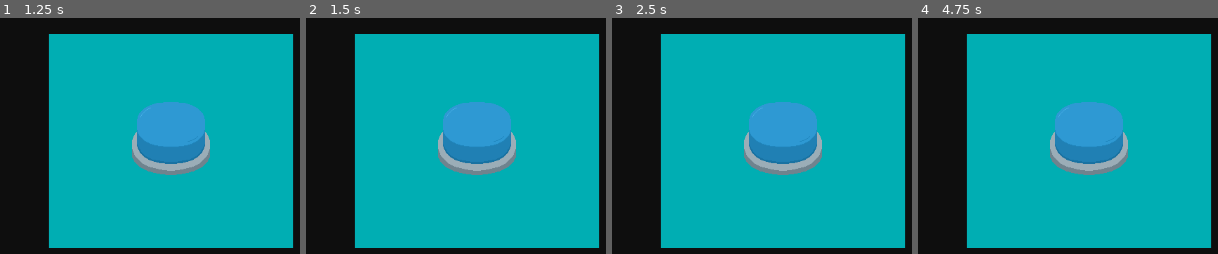
Above: before the commit, frames 1-4 (left to right).
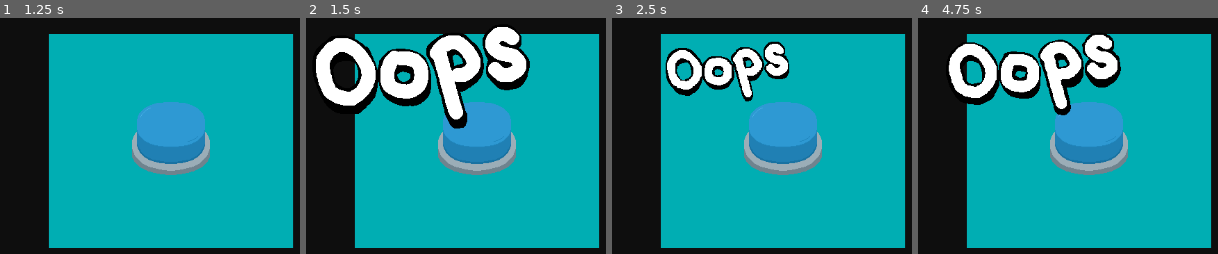
Above: after the commit, the same moments.

Repository: Ruebenritter/theonebuttongame
Game: Godot game, scene res://views/main.tscn
The game is run twice, just before and just after one commit, with the same random seed, the same clock (stepped at 60 frames per second) and the same inputs.
Inputs (mouse positions are in pixels of both pictures, inside the frame that each line leads up to):
- Up to frame 1 (1.25 s): click (171, 140) at 0.5 s
- Up to frame 2 (1.5 s): click (477, 140) at 1.25 s
- Up to frame 3 (2.5 s): click (783, 140) at 2 s
- Up to frame 4 (4.75 s): click (1089, 140) at 2.75 s; move the mouse to (outside the picture) at 3.52 s; tap Enter at 4.25 s; move the mouse to (930, 164) at 4.27 s

Frame 1 is identical in both runs. In frame 2, 15% of the frame differs, in the area x 3-75%, y 3-48%; in frame 3, 5.7%; in frame 4, 11%.

Commit message:
adding oops to more scenes for error communication

Diff:
--- a/view_models/dont_press.gd
+++ b/view_models/dont_press.gd
@@ -7,19 +7,20 @@
 
 var grace_time: float = 1.0
 var is_grace_period: bool = true
+var mouse_over: bool = false
 
 func _ready() -> void:
-	%WaitTimer.wait_time = randf_range(1.5, 3.14)
+	%Oops.position = %Map.position
+
+	%WaitTimer.wait_time = 3.14
 	%WaitTimer.one_shot = true
 	%WaitTimer.autostart = false
-	%WaitAnimation.animation = "dont"
 
 	%GraceTimer.wait_time = grace_time
 	%GraceTimer.one_shot = true
 	%GraceTimer.autostart = false
 
-	%GraceTimer.start()
-	%WaitTimer.start()
+	start_round()
 
 
 func _on_wait_timer_timeout() -> void:
@@ -35,14 +36,38 @@
 		await %WaitAnimation.animation_finished
 		won.emit()
 	else:
-		lost.emit()
+		%Oops.play("default")
+		start_round()
 
 
 func _on_grace_timer_timeout() -> void:
 	is_grace_period = false
-	print("Grace period ended, you can now press the button without losing.")
+	if mouse_over:
+		print("Touched the button after grace period ended, you lost!")
+		%Oops.play("default")
+		start_round()
+
+	print("Grace period ended, you cannot touch the red button anymore.")
+	print("Mouse is over button: ", mouse_over)
 
 
 func _on_texture_button_mouse_entered() -> void:
+	mouse_over = true
+	print("Mouse is over button: ", mouse_over)
 	if not is_grace_period and needs_to_wait:
 		lost.emit()
+
+
+func _on_texture_button_mouse_exited() -> void:
+	mouse_over = false
+	print("Mouse is over button: ", mouse_over)
+
+func start_round() -> void:
+	print("Mouse is over button: ", mouse_over)
+	%WaitAnimation.animation = "dont"
+	%GraceTimer.start()
+	%WaitTimer.start()
+
+	# update bools
+	needs_to_wait = true
+	is_grace_period = true
--- a/view_models/hold_on.gd
+++ b/view_models/hold_on.gd
@@ -30,6 +30,7 @@
 
 	if hold_timer.time_left > 0:
 		print("Released too early!")
+		%Oops.play("default")
 		animated_sprite.play_backwards("hold")
 		hold_timer.stop()
 		is_holding = false
--- a/view_models/loading.gd
+++ b/view_models/loading.gd
@@ -8,14 +8,17 @@
 
 func _ready() -> void:
 	start_loading()
+	%Oops.position = %Frame.size / 2
 
 
 func _on_loading_button_pressed() -> void:
 	if is_loading:
 		print("Loading in progress, please wait...")
 		%LoadingAnimation.play("press_early")
+		%Oops.play("default")
 		await %LoadingAnimation.animation_finished
 		start_loading()
+		return
 
 	%LoadingAnimation.play("press_win")
 	await %LoadingAnimation.animation_finished
--- a/views/ampel.tscn
+++ b/views/ampel.tscn
@@ -104,27 +104,27 @@
 [node name="ampel" instance=ExtResource("1_lykj0")]
 script = ExtResource("2_3pyfo")
 
-[node name="PhaseTimer" type="Timer" parent="PanelContainer/MarginContainer" index="0"]
+[node name="PhaseTimer" type="Timer" parent="." index="0"]
 unique_name_in_owner = true
 
-[node name="CenterContainer" type="CenterContainer" parent="PanelContainer/MarginContainer/PanelContainer" index="0"]
+[node name="PanelContainer_MarginContainer_PanelContainer#CenterContainer" type="CenterContainer" parent="Background/MarginContainer/Map" index="0"]
 layout_mode = 2
 
-[node name="AmpelButton" type="TextureButton" parent="PanelContainer/MarginContainer/PanelContainer/CenterContainer" index="0"]
+[node name="AmpelButton" type="TextureButton" parent="Background/MarginContainer/Map/PanelContainer_MarginContainer_PanelContainer#CenterContainer" index="0"]
 custom_minimum_size = Vector2(128, 128)
 layout_mode = 2
 
-[node name="AmpelAnimation" type="AnimatedSprite2D" parent="PanelContainer/MarginContainer/PanelContainer/CenterContainer/AmpelButton" index="0"]
+[node name="AmpelAnimation" type="AnimatedSprite2D" parent="Background/MarginContainer/Map/PanelContainer_MarginContainer_PanelContainer#CenterContainer/AmpelButton" index="0"]
 unique_name_in_owner = true
 sprite_frames = SubResource("SpriteFrames_3pyfo")
 animation = &"yellow"
 centered = false
 
-[node name="GraceTimer" type="Timer" parent="PanelContainer/MarginContainer/PanelContainer/CenterContainer/AmpelButton" index="1"]
+[node name="GraceTimer" type="Timer" parent="Background/MarginContainer/Map/PanelContainer_MarginContainer_PanelContainer#CenterContainer/AmpelButton" index="1"]
 unique_name_in_owner = true
 
-[connection signal="timeout" from="PanelContainer/MarginContainer/PhaseTimer" to="." method="_on_phase_timer_timeout"]
-[connection signal="mouse_entered" from="PanelContainer/MarginContainer/PanelContainer/CenterContainer/AmpelButton" to="." method="_on_ampel_button_mouse_entered"]
-[connection signal="mouse_exited" from="PanelContainer/MarginContainer/PanelContainer/CenterContainer/AmpelButton" to="." method="_on_ampel_button_mouse_exited"]
-[connection signal="pressed" from="PanelContainer/MarginContainer/PanelContainer/CenterContainer/AmpelButton" to="." method="_on_ampel_button_pressed"]
-[connection signal="timeout" from="PanelContainer/MarginContainer/PanelContainer/CenterContainer/AmpelButton/GraceTimer" to="." method="_on_grace_timer_timeout"]
+[connection signal="timeout" from="PhaseTimer" to="." method="_on_phase_timer_timeout"]
+[connection signal="mouse_entered" from="Background/MarginContainer/Map/PanelContainer_MarginContainer_PanelContainer#CenterContainer/AmpelButton" to="." method="_on_ampel_button_mouse_entered"]
+[connection signal="mouse_exited" from="Background/MarginContainer/Map/PanelContainer_MarginContainer_PanelContainer#CenterContainer/AmpelButton" to="." method="_on_ampel_button_mouse_exited"]
+[connection signal="pressed" from="Background/MarginContainer/Map/PanelContainer_MarginContainer_PanelContainer#CenterContainer/AmpelButton" to="." method="_on_ampel_button_pressed"]
+[connection signal="timeout" from="Background/MarginContainer/Map/PanelContainer_MarginContainer_PanelContainer#CenterContainer/AmpelButton/GraceTimer" to="." method="_on_grace_timer_timeout"]
--- a/views/base_small.tscn
+++ b/views/base_small.tscn
@@ -13,7 +13,7 @@
 grow_horizontal = 2
 grow_vertical = 2
 
-[node name="PanelContainer" type="PanelContainer" parent="."]
+[node name="Background" type="PanelContainer" parent="."]
 layout_mode = 1
 anchors_preset = 15
 anchor_right = 1.0
@@ -22,13 +22,14 @@
 grow_vertical = 2
 theme_override_styles/panel = SubResource("StyleBoxFlat_s0acl")
 
-[node name="MarginContainer" type="MarginContainer" parent="PanelContainer"]
+[node name="MarginContainer" type="MarginContainer" parent="Background"]
 layout_mode = 2
 theme_override_constants/margin_left = 400
 theme_override_constants/margin_top = 170
 theme_override_constants/margin_right = 400
 theme_override_constants/margin_bottom = 170
 
-[node name="PanelContainer" type="PanelContainer" parent="PanelContainer/MarginContainer"]
+[node name="Map" type="PanelContainer" parent="Background/MarginContainer"]
+unique_name_in_owner = true
 layout_mode = 2
 theme_override_styles/panel = SubResource("StyleBoxFlat_j75x2")
--- a/views/components/oops.tscn
+++ b/views/components/oops.tscn
@@ -74,7 +74,7 @@
 }],
 "loop": false,
 "name": &"default",
-"speed": 60.0
+"speed": 40.0
 }]
 
 [node name="Oops" type="AnimatedSprite2D"]
--- a/views/dont_press.tscn
+++ b/views/dont_press.tscn
@@ -1,8 +1,9 @@
-[gd_scene load_steps=12 format=3 uid="uid://borkxllhyubsv"]
+[gd_scene load_steps=13 format=3 uid="uid://borkxllhyubsv"]
 
 [ext_resource type="PackedScene" uid="uid://doa14uem2xh2m" path="res://views/base_small.tscn" id="1_5jdyf"]
 [ext_resource type="Script" uid="uid://cl3u5oxtddwnl" path="res://view_models/dont_press.gd" id="2_f81ul"]
 [ext_resource type="Texture2D" uid="uid://cun1o04qr4x1w" path="res://assets/stop_ready.png" id="2_lnchk"]
+[ext_resource type="PackedScene" uid="uid://bap1agk61p3l" path="res://views/components/oops.tscn" id="3_ceejq"]
 [ext_resource type="Texture2D" uid="uid://dp7688iwpastv" path="res://assets/green_button.png" id="3_f81ul"]
 
 [sub_resource type="AtlasTexture" id="AtlasTexture_ceejq"]
@@ -69,24 +70,33 @@
 [node name="dont_press" instance=ExtResource("1_5jdyf")]
 script = ExtResource("2_f81ul")
 
-[node name="WaitTimer" type="Timer" parent="PanelContainer/MarginContainer/PanelContainer" index="0"]
+[node name="WaitTimer" type="Timer" parent="." index="0"]
 unique_name_in_owner = true
 
-[node name="CenterContainer" type="CenterContainer" parent="PanelContainer/MarginContainer/PanelContainer" index="1"]
+[node name="GraceTimer" type="Timer" parent="." index="1"]
+unique_name_in_owner = true
+
+[node name="Centering" type="CenterContainer" parent="Background/MarginContainer/Map" index="0"]
 layout_mode = 2
 
-[node name="TextureButton" type="TextureButton" parent="PanelContainer/MarginContainer/PanelContainer/CenterContainer" index="0"]
+[node name="TextureButton" type="TextureButton" parent="Background/MarginContainer/Map/Centering" index="0"]
 custom_minimum_size = Vector2(128, 128)
 layout_mode = 2
 
-[node name="WaitAnimation" type="AnimatedSprite2D" parent="PanelContainer/MarginContainer/PanelContainer/CenterContainer/TextureButton" index="0"]
+[node name="WaitAnimation" type="AnimatedSprite2D" parent="Background/MarginContainer/Map/Centering/TextureButton" index="0"]
 unique_name_in_owner = true
 sprite_frames = SubResource("SpriteFrames_r3esj")
 animation = &"dont"
 centered = false
 
-[node name="GraceTimer" type="Timer" parent="PanelContainer/MarginContainer/PanelContainer" index="2"]
+[node name="Oops" parent="Background/MarginContainer/Map/Centering" index="1" instance=ExtResource("3_ceejq")]
 unique_name_in_owner = true
+position = Vector2(-23, 4)
+scale = Vector2(0.99, 1)
+centered = false
 
-[connection signal="timeout" from="PanelContainer/MarginContainer/PanelContainer/WaitTimer" to="." method="_on_wait_timer_timeout"]
-[connection signal="pressed" from="PanelContainer/MarginContainer/PanelContainer/CenterContainer/TextureButton" to="." method="_on_texture_button_pressed"]
+[connection signal="timeout" from="WaitTimer" to="." method="_on_wait_timer_timeout"]
+[connection signal="timeout" from="GraceTimer" to="." method="_on_grace_timer_timeout"]
+[connection signal="mouse_entered" from="Background/MarginContainer/Map/Centering/TextureButton" to="." method="_on_texture_button_mouse_entered"]
+[connection signal="mouse_exited" from="Background/MarginContainer/Map/Centering/TextureButton" to="." method="_on_texture_button_mouse_exited"]
+[connection signal="pressed" from="Background/MarginContainer/Map/Centering/TextureButton" to="." method="_on_texture_button_pressed"]
--- a/views/hold_on.tscn
+++ b/views/hold_on.tscn
@@ -1,7 +1,8 @@
-[gd_scene load_steps=16 format=3 uid="uid://o6fvpgfs742w"]
+[gd_scene load_steps=17 format=3 uid="uid://o6fvpgfs742w"]
 
 [ext_resource type="Script" uid="uid://dkernoyprnsfc" path="res://view_models/hold_on.gd" id="1_612rv"]
 [ext_resource type="Texture2D" uid="uid://df1e71vvl446y" path="res://assets/hold_button.png" id="2_nkgys"]
+[ext_resource type="PackedScene" uid="uid://bap1agk61p3l" path="res://views/components/oops.tscn" id="3_mdu1k"]
 
 [sub_resource type="StyleBoxFlat" id="StyleBoxFlat_nkgys"]
 bg_color = Color(0.054902, 0.054902, 0.054902, 1)
@@ -140,6 +141,11 @@
 animation = &"hold"
 centered = false
 
+[node name="Oops" parent="MarginContainer/PanelContainer/CenterContainer" instance=ExtResource("3_mdu1k")]
+unique_name_in_owner = true
+centered = false
+offset = Vector2(-100, -100)
+
 [node name="HoldTimer" type="Timer" parent="."]
 
 [connection signal="button_down" from="MarginContainer/PanelContainer/CenterContainer/HoldButton" to="." method="_on_hold_button_button_down"]
--- a/views/loading.tscn
+++ b/views/loading.tscn
@@ -1,7 +1,8 @@
-[gd_scene load_steps=26 format=3 uid="uid://b37hertoyhcsj"]
+[gd_scene load_steps=27 format=3 uid="uid://b37hertoyhcsj"]
 
 [ext_resource type="Script" uid="uid://dstwcuqqfhlsc" path="res://view_models/loading.gd" id="1_ugbr8"]
 [ext_resource type="Texture2D" uid="uid://b6dwvj0wcpxao" path="res://assets/progress_button.png" id="2_gykgn"]
+[ext_resource type="PackedScene" uid="uid://bap1agk61p3l" path="res://views/components/oops.tscn" id="3_gykgn"]
 
 [sub_resource type="StyleBoxFlat" id="StyleBoxFlat_a4wj6"]
 
@@ -144,10 +145,19 @@
 }, {
 "duration": 1.0,
 "texture": SubResource("AtlasTexture_rrxp6")
+}, {
+"duration": 1.0,
+"texture": SubResource("AtlasTexture_65b7i")
+}, {
+"duration": 1.0,
+"texture": SubResource("AtlasTexture_n5x08")
+}, {
+"duration": 1.0,
+"texture": SubResource("AtlasTexture_rflcg")
 }],
 "loop": false,
 "name": &"press_early",
-"speed": 5.0
+"speed": 15.0
 }, {
 "frames": [{
 "duration": 1.0,
@@ -164,10 +174,13 @@
 }, {
 "duration": 1.0,
 "texture": SubResource("AtlasTexture_8armr")
+}, {
+"duration": 1.0,
+"texture": SubResource("AtlasTexture_mgous")
 }],
 "loop": false,
 "name": &"press_win",
-"speed": 5.0
+"speed": 15.0
 }]
 
 [node name="loading" type="Control"]
@@ -194,21 +207,27 @@
 theme_override_constants/margin_right = 300
 theme_override_constants/margin_bottom = 200
 
-[node name="PanelContainer" type="PanelContainer" parent="Background/MarginContainer"]
+[node name="Frame" type="PanelContainer" parent="Background/MarginContainer"]
+unique_name_in_owner = true
 layout_mode = 2
 theme_override_styles/panel = SubResource("StyleBoxFlat_a4wj6")
 
-[node name="CenterContainer" type="CenterContainer" parent="Background/MarginContainer/PanelContainer"]
-layout_mode = 2
-
-[node name="LoadingButton" type="TextureButton" parent="Background/MarginContainer/PanelContainer/CenterContainer"]
+[node name="CenterContainer" type="CenterContainer" parent="Background/MarginContainer/Frame"]
+layout_mode = 2
+
+[node name="LoadingButton" type="TextureButton" parent="Background/MarginContainer/Frame/CenterContainer"]
 custom_minimum_size = Vector2(250, 120)
 layout_mode = 2
 
-[node name="LoadingAnimation" type="AnimatedSprite2D" parent="Background/MarginContainer/PanelContainer/CenterContainer/LoadingButton"]
+[node name="LoadingAnimation" type="AnimatedSprite2D" parent="Background/MarginContainer/Frame/CenterContainer/LoadingButton"]
 unique_name_in_owner = true
 sprite_frames = SubResource("SpriteFrames_i0woq")
 animation = &"press_early"
+frame = 7
+frame_progress = 1.0
 centered = false
 
-[connection signal="pressed" from="Background/MarginContainer/PanelContainer/CenterContainer/LoadingButton" to="." method="_on_loading_button_pressed"]
+[node name="Oops" parent="Background/MarginContainer/Frame/CenterContainer" instance=ExtResource("3_gykgn")]
+unique_name_in_owner = true
+
+[connection signal="pressed" from="Background/MarginContainer/Frame/CenterContainer/LoadingButton" to="." method="_on_loading_button_pressed"]
Not shown, added: assets/switch.png.import
